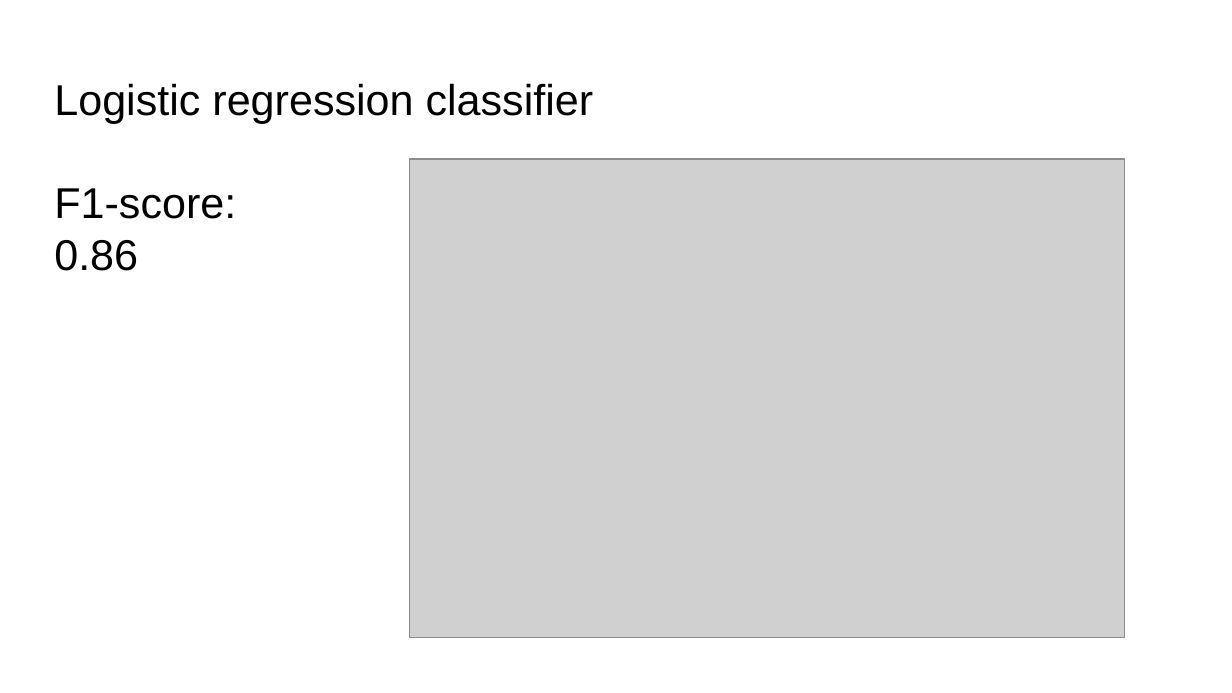
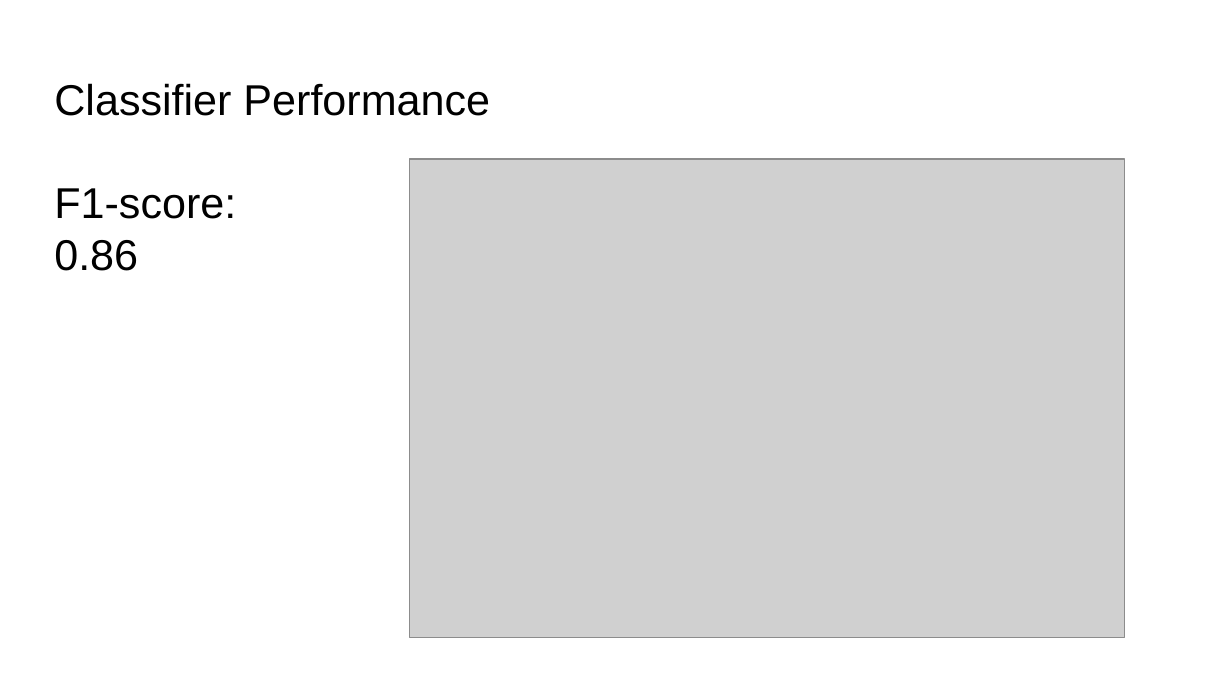
Before and after one commit to IITTeaching/cs520-f23-group-23, a slide deck: slide 16 of main-520-project/CS 520 Data Curation.pptx (slide 15 before the commit). Drawn at 1232x693 pixels with LibreOffice and Linux fonts; fonts in the diff are those of the drawing; grey boxes stand for pictures. Boxes give left, top, right and bottom in pixels: in the first picture for what was removed or moved away, otherwise in the second. Text is boxed around its words. In the diff, an @@ line names an element or a change of style, - is before the commit and + after.

```diff
--- a/main-520-project/CS 520 Data Curation.pptx
+++ b/main-520-project/CS 520 Data Curation.pptx
@@ title at bbox=[54, 83, 490, 116]: text changed @@
-Logistic regression classifier
+Classifier Performance
```
Also in this commit, not shown: 6 other slides changed, 1 slide added.
